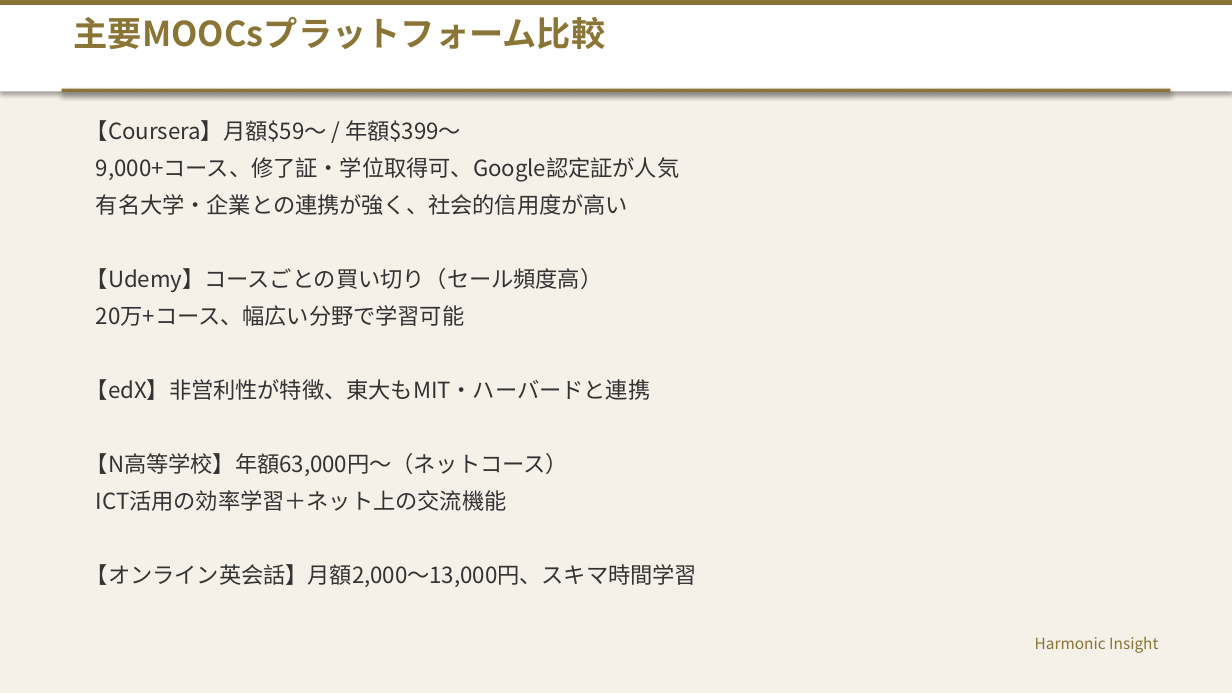
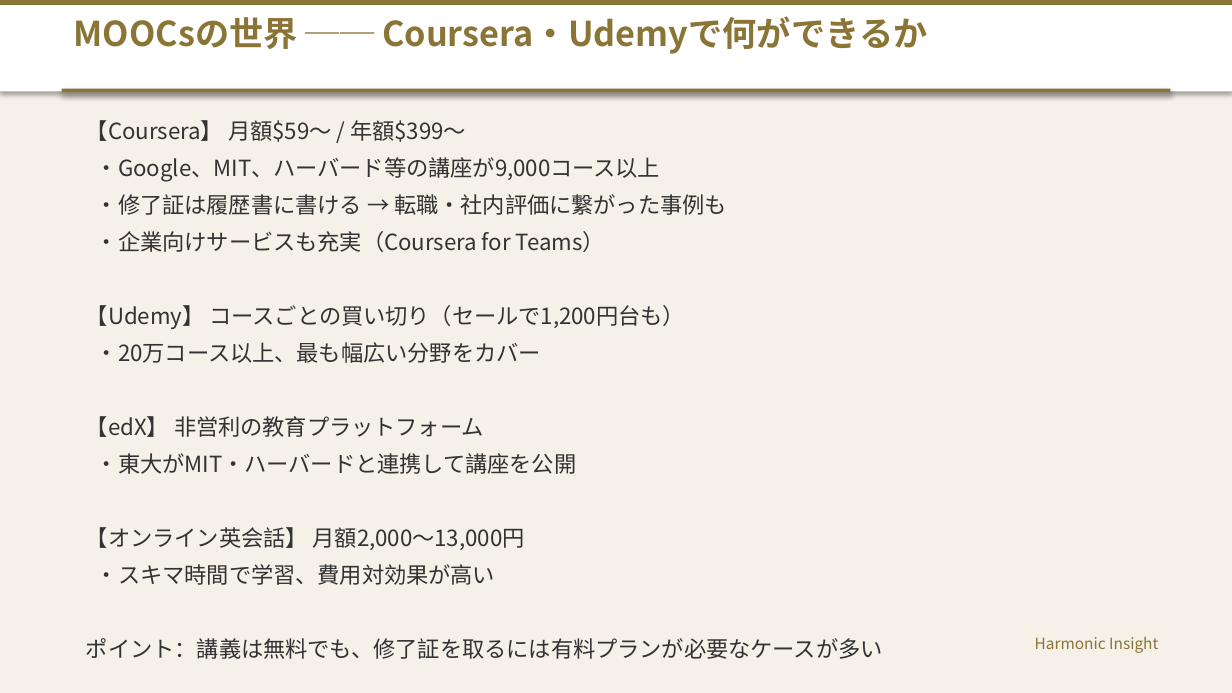
Before and after one commit to HarmonicInsight/Movie_Contents, a slide deck: slide 13 of 海外学習_留学_グローバルオンライン教育_プレゼンテーション.pptx (slide 17 before the commit). Drawn at 1232x693 pixels with LibreOffice and Linux fonts; fonts in the diff are those of the drawing. Boxes give left, top, right and bottom in pixels: in the first picture for what was removed or moved away, otherwise in the second. Text is boxed around its words. In the diff, an @@ line names an element or a change of style, - is before the commit and + after.

```diff
--- a/海外学習_留学_グローバルオンライン教育_プレゼンテーション.pptx
+++ b/海外学習_留学_グローバルオンライン教育_プレゼンテーション.pptx
@@ text at [74,16,927,54]: text changed @@
-主要MOOCsプラットフォーム比較
+MOOCsの世界 ── Coursera・Udemyで何ができるか
@@ text at [86,120,883,659]: text changed @@
-【Coursera】月額$59〜 / 年額$399〜
-9,000+コース、修了証・学位取得可、Google認定証が人気
-有名大学・企業との連携が強く、社会的信用度が高い
-【Udemy】コースごとの買い切り（セール頻度高）
-20万+コース、幅広い分野で学習可能
-【edX】非営利性が特徴、東大もMIT・ハーバードと連携
-【N高等学校】年額63,000円〜（ネットコース）
-ICT活用の効率学習＋ネット上の交流機能
-【オンライン英会話】月額2,000〜13,000円、スキマ時間学習
+【Coursera】 月額$59〜 / 年額$399〜
+・Google、MIT、ハーバード等の講座が9,000コース以上
+・修了証は履歴書に書ける → 転職・社内評価に繋がった事例も
+・企業向けサービスも充実（Coursera for Teams）
+【Udemy】 コースごとの買い切り（セールで1,200円台も）
+・20万コース以上、最も幅広い分野をカバー
+【edX】 非営利の教育プラットフォーム
+・東大がMIT・ハーバードと連携して講座を公開
+【オンライン英会話】 月額2,000〜13,000円
+・スキマ時間で学習、費用対効果が高い
+ポイント：講義は無料でも、修了証を取るには有料プランが必要なケースが多い
```
Also in this commit, not shown: 13 other slides changed, 2 slides added, 14 slides removed, 1 other file.
